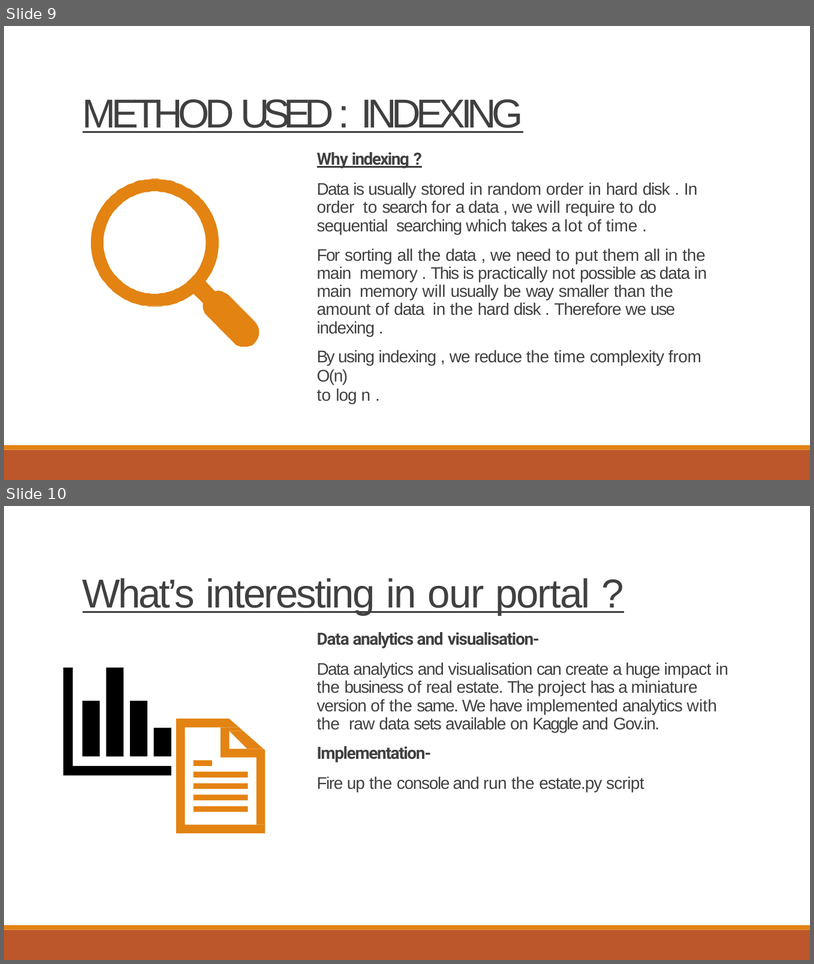
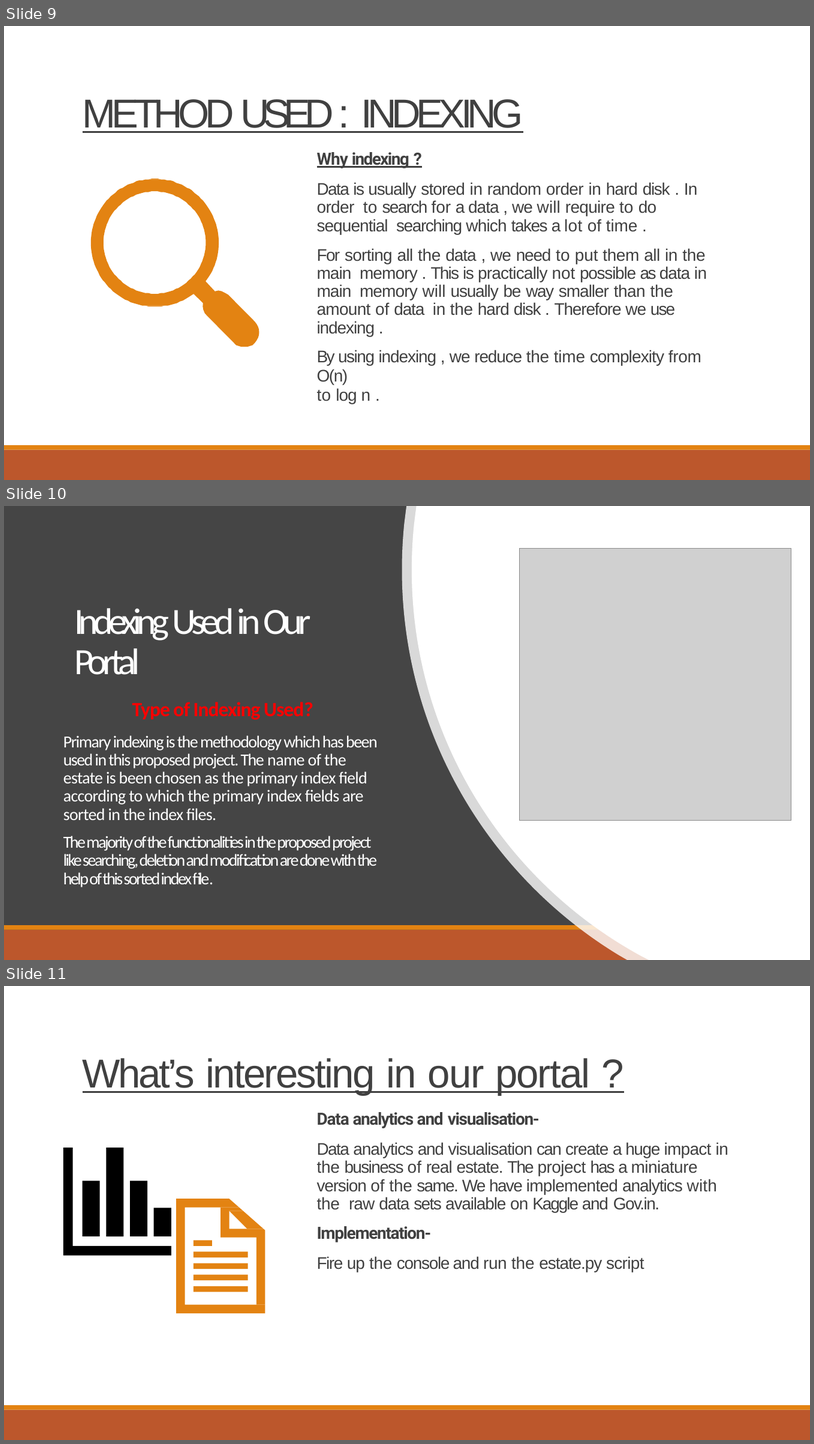
Before and after one commit to mohammedshariqnawaz/FSLabMiniProject, a slide deck: real estate(1).pptx. Shown one above the other, each under a label of ours: slides 9 and 10 before the commit, slides 9, 10 and 11 after it. The pictures are 814x964 and 814x1444 pixels, drawn with LibreOffice and Linux fonts; fonts in the diff are those of the drawing; grey boxes stand for pictures. Boxes give left, top, right and bottom in pixels: in the first picture for what was removed or moved away, otherwise in the second. Text is boxed around its words. In the diff, an @@ line names an element or a change of style, - is before the commit and + after.

```diff
--- a/real estate(1).pptx
+++ b/real estate(1).pptx
@@ slide 10 added at box(4, 506, 810, 960), background #454545; not listed: 2 template elements that a slide beside it also shows @@
@@ freeform shape added at box(402, 506, 810, 960), fill #FFFFFF at 80% opacity @@
@@ freeform shape added at box(413, 506, 810, 960), fill #FFFFFF @@
@@ picture added at box(520, 549, 792, 820) @@
@@ title added at box(74, 608, 311, 675), 44 pt, text #FFFFFF @@
+Indexing Used in Our Portal
@@ text added at box(63, 702, 378, 887), 20 pt, text #FFFFFF @@
+Type of Indexing Used?
+Primary indexing is the methodology which has been used in this proposed project. The name of the estate is been chosen as the primary index field according to which the primary index fields are sorted in the index files.
+The majority of the functionalities in the proposed project like searching, deletion and modification are done with the help of this sorted index file.
@@ what was slide 10 is now slide 11 @@
```
